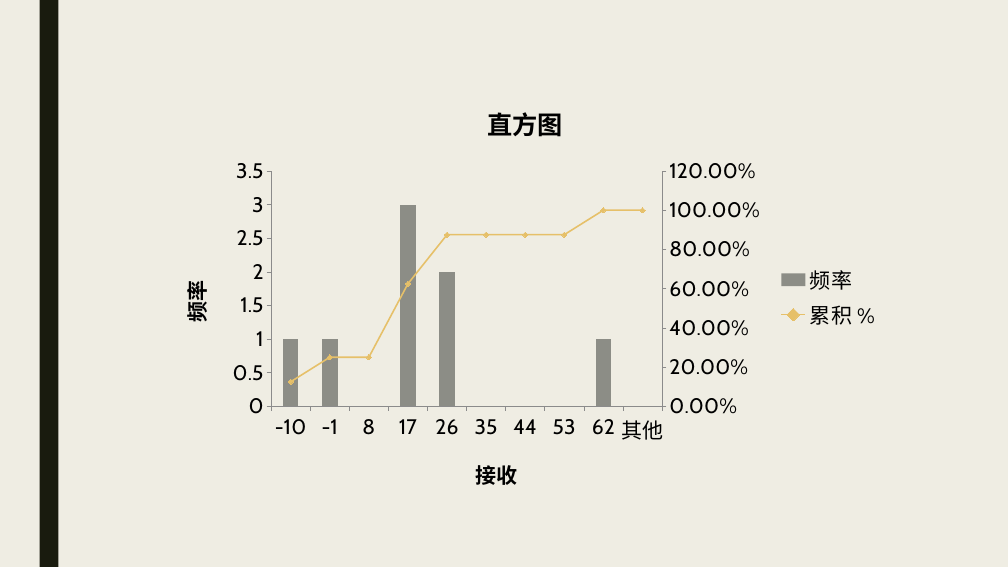
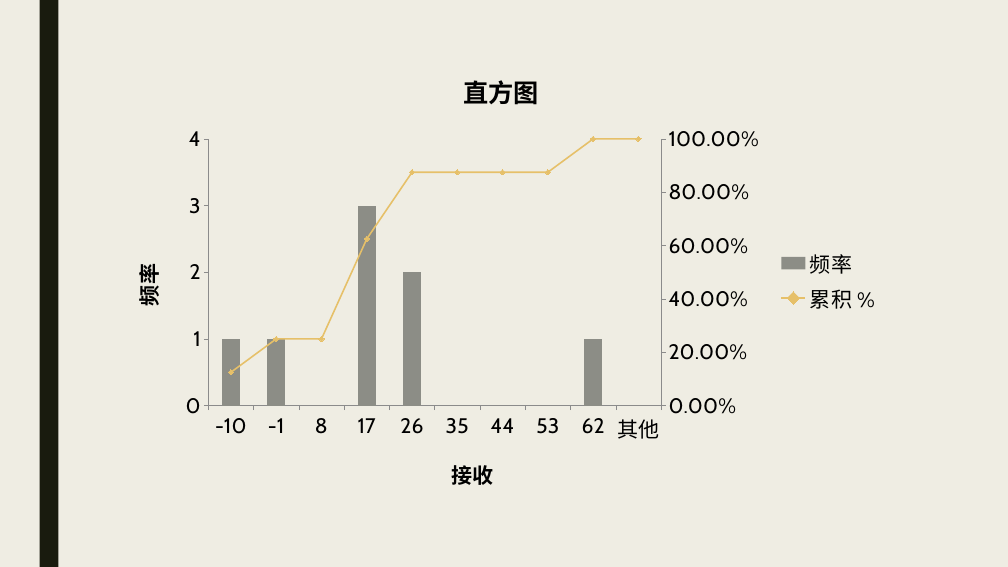
Before and after one commit to beneon/medstat, a slide deck: slide 24 of lect-8/非参数检验.pptx. Drawn at 1008x567 pixels with LibreOffice and Linux fonts; fonts in the diff are those of the drawing. Boxes give left, top, right and bottom in pixels: in the first picture for what was removed or moved away, otherwise in the second. Text is boxed around its words. In the diff, an @@ line names an element or a change of style, - is before the commit and + after.

```diff
--- a/lect-8/非参数检验.pptx
+++ b/lect-8/非参数检验.pptx
@@ column chart at (113, 52, 889, 509) @@
@@ value axis changed @@
@@ second value axis changed @@
@@ column chart: place and size @@
-column chart at (161, 85, 888, 509)
+column chart at (113, 52, 889, 509)
```
Also in this commit, not shown: 3 other slides changed, 14 slides added, 5 other files.
